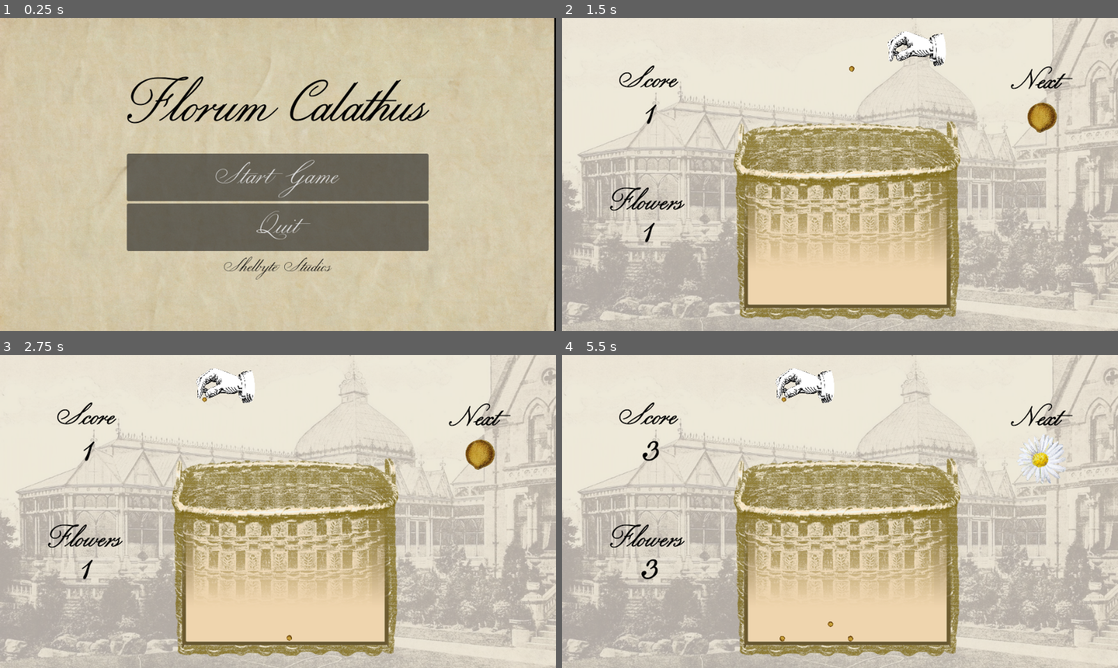
Above: before the commit, frames 1-4 (two rows, left to right).
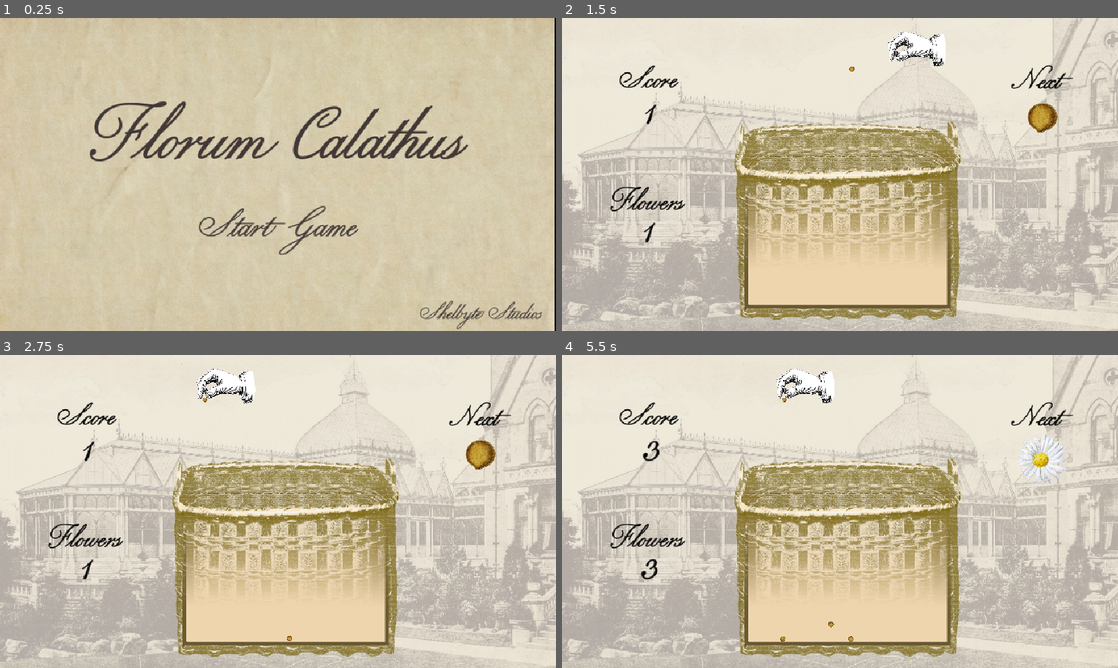
Above: after the commit, the same moments.

Repository: ClebMartin/GMTKGameJam2025
Game: Godot game, scene res://scenes/mainMenu.tscn
Two runs of this game, one before a commit and one after it. Both use one fixed random seed, a clock stepped at 60 frames per second and the inputs below.
Inputs (mouse positions are in pixels of both pictures, inside the frame that each line leads up to):
- Up to frame 1 (0.25 s): no input
- Up to frame 2 (1.5 s): click "Start Game" at 0.5 s; tap Enter at 1.25 s; move the mouse to (962, 158) at 1.27 s; hold Right (right) from 1.28 s (still down); hold Space (drop) from 1.28 s (still down)
- Up to frame 3 (2.75 s): move the mouse to (166, 527) at 2.02 s; release Right (right) at 2.03 s; release Space (drop) at 2.03 s; hold Left (left) from 2.03 s (still down); tap Space (drop) at 2.1 s
- Up to frame 4 (5.5 s): move the mouse to (895, 442) at 2.77 s; release Left (left) at 2.78 s; hold Space (drop) 2.78-3.53 s; hold Right (right) 2.78-4.28 s; move the mouse to (812, 574) at 3.52 s; tap Space (drop) at 3.6, 5.1 s; move the mouse to (1006, 558) at 4.27 s; hold Space (drop) 4.28-5.03 s; hold Left (left) from 4.28 s (still down); move the mouse to (673, 464) at 5.02 s

The runs differ from the first frame. In frame 1, 22% of the frame differs, in the area x 11-100%, y 0-100%; in frame 2, 6.5%; in frame 3, 6.6%; in frame 4, 6.7%.

Commit message:
sound effects

Diff:
--- a/gmtk-game-jam-2025/default_bus_layout.tres
+++ b/gmtk-game-jam-2025/default_bus_layout.tres
@@ -1,4 +1,16 @@
-[gd_resource type="AudioBusLayout" format=3 uid="uid://dg0geuy36bpt8"]
+[gd_resource type="AudioBusLayout" load_steps=2 format=3 uid="uid://dg0geuy36bpt8"]
+
+[sub_resource type="AudioEffectReverb" id="AudioEffectReverb_j3pel"]
+resource_name = "Reverb"
+room_size = 0.02
 
 [resource]
 bus/0/volume_db = -0.030508
+bus/1/name = &"Reverb"
+bus/1/solo = false
+bus/1/mute = false
+bus/1/bypass_fx = false
+bus/1/volume_db = 0.0
+bus/1/send = &"Master"
+bus/1/effect/0/effect = SubResource("AudioEffectReverb_j3pel")
+bus/1/effect/0/enabled = true
--- a/gmtk-game-jam-2025/project.godot
+++ b/gmtk-game-jam-2025/project.godot
@@ -19,8 +19,9 @@
 
 window/size/viewport_width=960
 window/size/viewport_height=540
-window/stretch/mode="viewport"
+window/stretch/mode="canvas_items"
 window/stretch/aspect="keep_width"
+window/canvas_textures/default_texture_filter=1
 
 [input]
 
--- a/gmtk-game-jam-2025/scenes/game.tscn
+++ b/gmtk-game-jam-2025/scenes/game.tscn
@@ -19,6 +19,12 @@
 [ext_resource type="Texture2D" uid="uid://bswcj836i2ytv" path="res://assets/sprites/tulip.png" id="13_bt5mj"]
 [ext_resource type="Texture2D" uid="uid://bsghd26ny8bbu" path="res://assets/sprites/rose.png" id="14_e1j6l"]
 [ext_resource type="Texture2D" uid="uid://t1y2ht3fbjh8" path="res://assets/sprites/sunflower.png" id="15_pl11u"]
+[ext_resource type="AudioStream" uid="uid://tmwik6hakq15" path="res://assets/sounds/cartoon-mouth-plop-pop-bubble-01.ogg" id="23_sww3w"]
+[ext_resource type="AudioStream" uid="uid://hf6eet75t0r" path="res://assets/sounds/cartoon-mouth-plop-pop-bubble-02.ogg" id="24_suyxu"]
+[ext_resource type="AudioStream" uid="uid://5b7uc4wfdug2" path="res://assets/sounds/cartoon-mouth-plop-pop-bubble-03.ogg" id="25_sgl2t"]
+[ext_resource type="AudioStream" uid="uid://ceqoiposw7k0y" path="res://assets/sounds/foley-leaves-rustle-medium-01.ogg" id="26_qouja"]
+[ext_resource type="AudioStream" uid="uid://d8s6mwg2i17j" path="res://assets/sounds/foley-leaves-rustle-medium-02.ogg" id="27_wljb1"]
+[ext_resource type="AudioStream" uid="uid://dwrqtgwkf0hf6" path="res://assets/sounds/foley-leaves-rustle-medium-03.ogg" id="28_v2yb1"]
 
 [sub_resource type="WorldBoundaryShape2D" id="WorldBoundaryShape2D_kvpfn"]
 distance = -558.0
@@ -195,4 +201,33 @@
 [node name="CollisionShape2D" type="CollisionShape2D" parent="killzone"]
 shape = SubResource("WorldBoundaryShape2D_kvpfn")
 
+[node name="SFX" type="Node" parent="."]
+
+[node name="Pop1" type="AudioStreamPlayer2D" parent="SFX"]
+stream = ExtResource("23_sww3w")
+max_polyphony = 3
+
+[node name="Pop2" type="AudioStreamPlayer2D" parent="SFX"]
+stream = ExtResource("24_suyxu")
+max_polyphony = 3
+
+[node name="Pop3" type="AudioStreamPlayer2D" parent="SFX"]
+stream = ExtResource("25_sgl2t")
+max_polyphony = 3
+
+[node name="Rustle1" type="AudioStreamPlayer2D" parent="SFX"]
+stream = ExtResource("26_qouja")
+volume_db = 0.4
+max_polyphony = 3
+
+[node name="Rustle2" type="AudioStreamPlayer2D" parent="SFX"]
+stream = ExtResource("27_wljb1")
+volume_db = 0.4
+max_polyphony = 3
+
+[node name="Rustle3" type="AudioStreamPlayer2D" parent="SFX"]
+stream = ExtResource("28_v2yb1")
+volume_db = 0.4
+max_polyphony = 3
+
 [connection signal="dropped_droppable" from="Player" to="." method="_on_player_dropped_droppable"]
--- a/gmtk-game-jam-2025/scenes/mainMenu.tscn
+++ b/gmtk-game-jam-2025/scenes/mainMenu.tscn
@@ -1,8 +1,12 @@
-[gd_scene load_steps=8 format=3 uid="uid://vbsrvkmcel2v"]
+[gd_scene load_steps=12 format=3 uid="uid://vbsrvkmcel2v"]
 
 [ext_resource type="Script" uid="uid://mqjxpwvby6ad" path="res://scripts/main_menu.gd" id="1_qkhwq"]
 [ext_resource type="Texture2D" uid="uid://y8nuelh5vbdp" path="res://assets/sprites/safwan-thottoli-FZBoZOmI9hs-unsplash.jpg" id="2_3d1i7"]
 [ext_resource type="FontFile" uid="uid://bylebo6njjpq" path="res://assets/fonts/OldScientificIllustration.ttf" id="3_48ign"]
+[ext_resource type="AudioStream" uid="uid://tmwik6hakq15" path="res://assets/sounds/cartoon-mouth-plop-pop-bubble-01.ogg" id="4_ldpc3"]
+[ext_resource type="AudioStream" uid="uid://hf6eet75t0r" path="res://assets/sounds/cartoon-mouth-plop-pop-bubble-02.ogg" id="5_y35fp"]
+[ext_resource type="AudioStream" uid="uid://5b7uc4wfdug2" path="res://assets/sounds/cartoon-mouth-plop-pop-bubble-03.ogg" id="6_dj72i"]
+[ext_resource type="AudioStream" uid="uid://ceqoiposw7k0y" path="res://assets/sounds/foley-leaves-rustle-medium-01.ogg" id="7_6b2wv"]
 
 [sub_resource type="RectangleShape2D" id="RectangleShape2D_48ign"]
 size = Vector2(911, 20)
@@ -67,31 +71,75 @@
 
 [node name="Title" type="Label" parent="CenterContainer/VBoxContainer"]
 layout_mode = 2
-theme_override_colors/font_color = Color(0, 0, 0, 1)
-theme_override_constants/outline_size = 2
+theme_override_colors/font_color = Color(0.254902, 0.215686, 0.207843, 1)
+theme_override_colors/font_outline_color = Color(0.254902, 0.215686, 0.207843, 1)
+theme_override_constants/outline_size = 5
 theme_override_fonts/font = ExtResource("3_48ign")
-theme_override_font_sizes/font_size = 128
+theme_override_font_sizes/font_size = 160
 text = "Florum Calathus"
+horizontal_alignment = 1
+vertical_alignment = 2
 
 [node name="StartButton" type="Button" parent="CenterContainer/VBoxContainer"]
 unique_name_in_owner = true
 layout_mode = 2
+theme_override_colors/font_hover_color = Color(0.109804, 0.0745098, 0.0666667, 1)
+theme_override_colors/icon_pressed_color = Color(0.109804, 0.0745098, 0.0666667, 1)
+theme_override_colors/font_outline_color = Color(0.254902, 0.215686, 0.207843, 1)
+theme_override_colors/font_color = Color(0.254902, 0.215686, 0.207843, 1)
+theme_override_colors/font_pressed_color = Color(0, 0, 0, 1)
+theme_override_constants/outline_size = 2
 theme_override_fonts/font = ExtResource("3_48ign")
-theme_override_font_sizes/font_size = 64
+theme_override_font_sizes/font_size = 82
 text = "Start Game"
+flat = true
 
-[node name="QuitButton" type="Button" parent="CenterContainer/VBoxContainer"]
-unique_name_in_owner = true
+[node name="VBoxContainer2" type="VBoxContainer" parent="."]
+layout_mode = 1
+anchors_preset = 3
+anchor_left = 1.0
+anchor_top = 1.0
+anchor_right = 1.0
+anchor_bottom = 1.0
+offset_left = -285.0
+offset_top = -74.0
+grow_horizontal = 0
+grow_vertical = 0
+alignment = 2
+
+[node name="Attribution" type="Label" parent="VBoxContainer2"]
 layout_mode = 2
+size_flags_horizontal = 8
+size_flags_vertical = 8
+theme_override_colors/font_color = Color(0.254902, 0.215686, 0.207843, 1)
+theme_override_colors/font_outline_color = Color(0.254902, 0.215686, 0.207843, 1)
+theme_override_constants/outline_size = 1
 theme_override_fonts/font = ExtResource("3_48ign")
-theme_override_font_sizes/font_size = 64
-text = "Quit
-"
+theme_override_font_sizes/font_size = 48
+text = "Shelbyte Studios   "
+horizontal_alignment = 1
 
-[node name="Attribution" type="Label" parent="CenterContainer/VBoxContainer"]
-layout_mode = 2
-theme_override_colors/font_color = Color(0, 0, 0, 1)
-theme_override_fonts/font = ExtResource("3_48ign")
-theme_override_font_sizes/font_size = 42
-text = "Shelbyte Studios"
-horizontal_alignment = 1
+[node name="SFX" type="Node" parent="."]
+
+[node name="Pop1" type="AudioStreamPlayer2D" parent="SFX"]
+stream = ExtResource("4_ldpc3")
+volume_db = -24.0
+max_polyphony = 3
+bus = &"Reverb"
+
+[node name="Pop2" type="AudioStreamPlayer2D" parent="SFX"]
+stream = ExtResource("5_y35fp")
+volume_db = -24.0
+max_polyphony = 3
+bus = &"Reverb"
+
+[node name="Pop3" type="AudioStreamPlayer2D" parent="SFX"]
+stream = ExtResource("6_dj72i")
+volume_db = -24.0
+max_polyphony = 3
+bus = &"Reverb"
+
+[node name="Rustle1" type="AudioStreamPlayer2D" parent="SFX"]
+stream = ExtResource("7_6b2wv")
+volume_db = 0.4
+max_polyphony = 3
--- a/gmtk-game-jam-2025/scenes/utils/BackgroundMusic.tscn
+++ b/gmtk-game-jam-2025/scenes/utils/BackgroundMusic.tscn
@@ -6,5 +6,5 @@
 
 [node name="AudioStreamPlayer2D" type="AudioStreamPlayer2D" parent="."]
 stream = ExtResource("1_357ey")
-volume_db = -3.0
+volume_db = -5.0
 autoplay = true
--- a/gmtk-game-jam-2025/scenes/utils/BackgroundSounds.tscn
+++ b/gmtk-game-jam-2025/scenes/utils/BackgroundSounds.tscn
@@ -6,5 +6,5 @@
 
 [node name="AudioStreamPlayer2D" type="AudioStreamPlayer2D" parent="."]
 stream = ExtResource("1_ec57h")
-volume_db = -2.0
+volume_db = -3.0
 autoplay = true
--- a/gmtk-game-jam-2025/scripts/game.gd
+++ b/gmtk-game-jam-2025/scripts/game.gd
@@ -17,6 +17,14 @@
 var _rose_prestige_scene = preload("res://scenes/droppables/rose_prestige.tscn")
 var _sunflower_prestige_scene = preload("res://scenes/droppables/sunflower_prestige.tscn")
 
+@onready var polyphonic_audio_player: AudioStreamPlayer2D = $PolyphonicAudioPlayer
+@onready var pop_1: AudioStreamPlayer2D = $SFX/Pop1
+@onready var pop_2: AudioStreamPlayer2D = $SFX/Pop2
+@onready var pop_3: AudioStreamPlayer2D = $SFX/Pop3
+@onready var rustle_1: AudioStreamPlayer2D = $SFX/Rustle1
+@onready var rustle_2: AudioStreamPlayer2D = $SFX/Rustle2
+@onready var rustle_3: AudioStreamPlayer2D = $SFX/Rustle3
+
 @onready var _seed_img = $QueueGroup/Seed
 @onready var _leaf_img = $QueueGroup/Leaf
 @onready var _daisy_img = $QueueGroup/Daisy
@@ -77,6 +85,7 @@
 func _on_player_dropped_droppable(pos, droppable_id) -> void:
 	# when player immediately drops a flower
 	_spawn_droppable(pos, droppable_id)
+	_play_random_pop()
 	_set_score(_drop_value)
 	_increment_num_flowers_dropped()
 
@@ -108,6 +117,7 @@
 	var particle_inst = load("res://scenes/utils/mergeParticle.tscn").instantiate()
 	add_child(particle_inst)
 	particle_inst.position = position
+	_play_random_rustle()
 
 func _get_score():
 	return _score
@@ -169,3 +179,27 @@
 		_rose_img,
 		_sunflower_img
 	]
+
+func _play_random_pop():
+	var temp = _rng.randi_range(0,2)
+	match temp:
+		0:
+			pop_1.play()
+		1:
+			pop_2.play()
+		2:
+			pop_3.play()
+		_:
+			pop_1.play()
+
+func _play_random_rustle():
+	var temp = _rng.randi_range(0,2)
+	match temp:
+		3:
+			rustle_1.play()
+		4:
+			rustle_2.play()
+		5:
+			rustle_3.play()
+		_:
+			rustle_1.play()
--- a/gmtk-game-jam-2025/scripts/main_menu.gd
+++ b/gmtk-game-jam-2025/scripts/main_menu.gd
@@ -8,6 +8,11 @@
 var _tulip_scene = preload("res://scenes/droppables/tulip.tscn")
 var _rose_scene = preload("res://scenes/droppables/rose.tscn")
 var _sunflower_scene = preload("res://scenes/droppables/sunflower.tscn")
+
+@onready var pop_1: AudioStreamPlayer2D = $SFX/Pop1
+@onready var pop_2: AudioStreamPlayer2D = $SFX/Pop2
+@onready var pop_3: AudioStreamPlayer2D = $SFX/Pop3
+@onready var rustle_1: AudioStreamPlayer2D = $SFX/Rustle1
 
 @onready var spawnArea = $SpawnerArea2D/CollisionShape2D
 
@@ -22,13 +27,10 @@
 	_startSpawn()
 	#Unique Name Accesses (set from scene inspector)
 	%StartButton.pressed.connect(_play)
-	%QuitButton.pressed.connect(_quit)
 
 func _play():
+	# rustle_1.play()
 	get_tree().change_scene_to_file("res://scenes/game.tscn")
-
-func _quit():
-	get_tree().quit()
 
 func _startSpawn():
 	spawnTimer = Timer.new()
@@ -44,14 +46,27 @@
 	var offset = _rng.randf_range(-spawnArea.shape.size.x/2, spawnArea.shape.size.x/2)
 	posX += offset
 
-	var droppable_index =  _rng.randi_range(2, 7)
+	var droppable_index =  _rng.randi_range(1, 7)
 	var drop_temp = _droppable_list[droppable_index].instantiate()
 	add_child(drop_temp)
 	drop_temp.global_position.x = posX
 	drop_temp.global_position.y = posY
+	_play_random_pop()
 
 func _on_my_timer_timeout():
 	_spawn_flower()
 	if wait_time > .8:
 		wait_time -=.1
 		spawnTimer.set_wait_time(wait_time)
+
+func _play_random_pop():
+	var temp = _rng.randi_range(0,2)
+	match temp:
+		0:
+			pop_1.play()
+		1:
+			pop_2.play()
+		2:
+			pop_3.play()
+		_:
+			pop_1.play()
Not shown, added: gmtk-game-jam-2025/assets/sounds/cartoon-mouth-plop-pop-bubble-01.ogg.import
Not shown, added: gmtk-game-jam-2025/assets/sounds/cartoon-mouth-plop-pop-bubble-02.ogg.import
Not shown, added: gmtk-game-jam-2025/assets/sounds/cartoon-mouth-plop-pop-bubble-03.ogg.import
Not shown, added: gmtk-game-jam-2025/assets/sounds/foley-leaves-rustle-medium-01.ogg.import
Not shown, added: gmtk-game-jam-2025/assets/sounds/foley-leaves-rustle-medium-02.ogg.import
Not shown, added: gmtk-game-jam-2025/assets/sounds/foley-leaves-rustle-medium-03.ogg.import
Not shown: 1 places in gmtk-game-jam-2025/scenes/game.tscn that only renumber resources
Not shown, added: gmtk-game-jam-2025/assets/sounds/cartoon-mouth-plop-pop-bubble-01.ogg
Not shown, added: gmtk-game-jam-2025/assets/sounds/cartoon-mouth-plop-pop-bubble-02.ogg
Not shown, added: gmtk-game-jam-2025/assets/sounds/cartoon-mouth-plop-pop-bubble-03.ogg
Not shown, added: gmtk-game-jam-2025/assets/sounds/foley-leaves-rustle-medium-01.ogg
Not shown, added: gmtk-game-jam-2025/assets/sounds/foley-leaves-rustle-medium-02.ogg
(and 1 more such lines)
